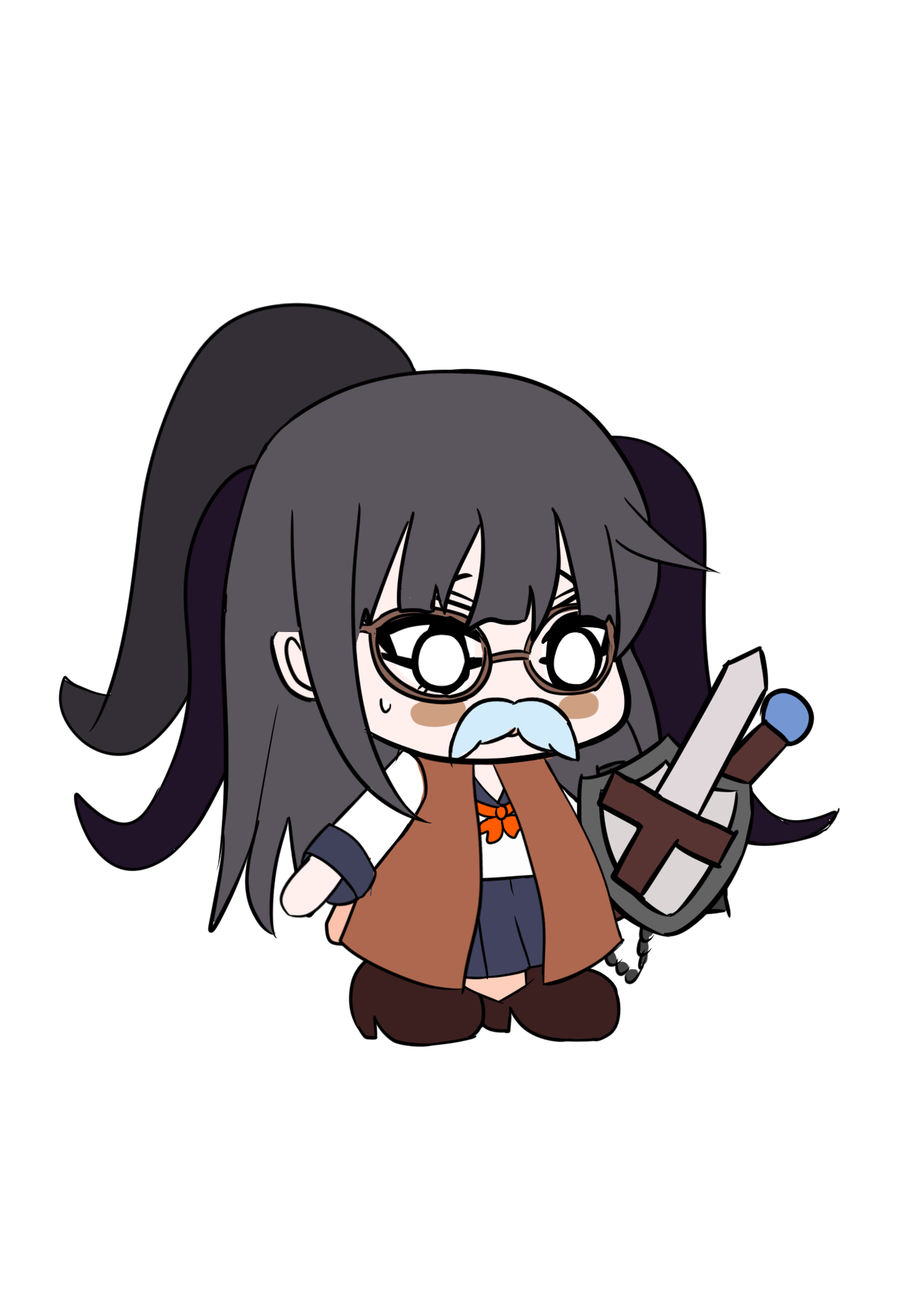
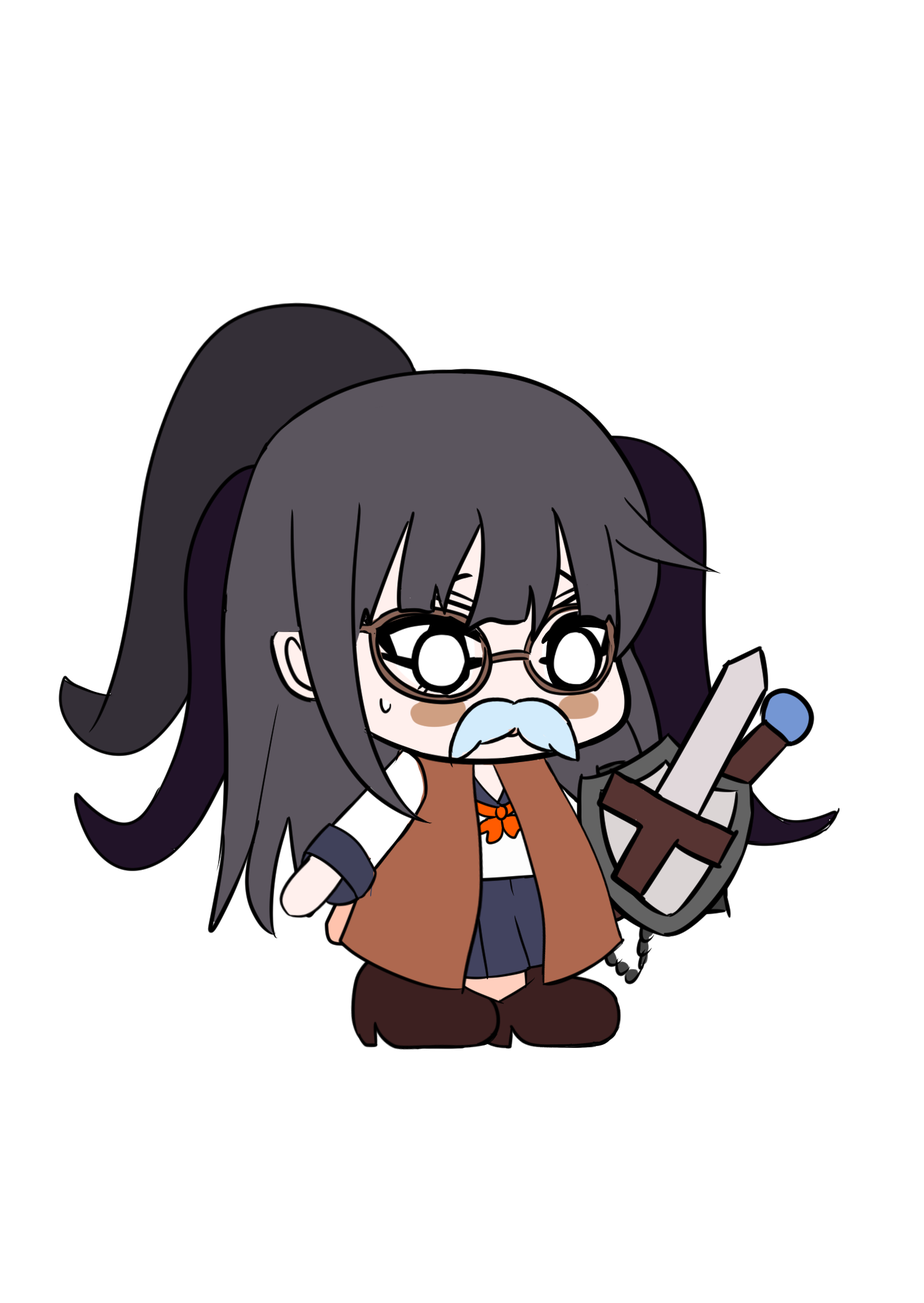
Before/after of a 924 x 1303 layered artwork. What changed in the layer stack:
painted on "ローブ（あれば）" over [545, 756, 553, 760]
painted on "右靴" over [347, 960, 501, 1051]
painted on "左靴" over [466, 967, 622, 1049]
painted on "マント（あれば）" over [397, 748, 547, 760]
